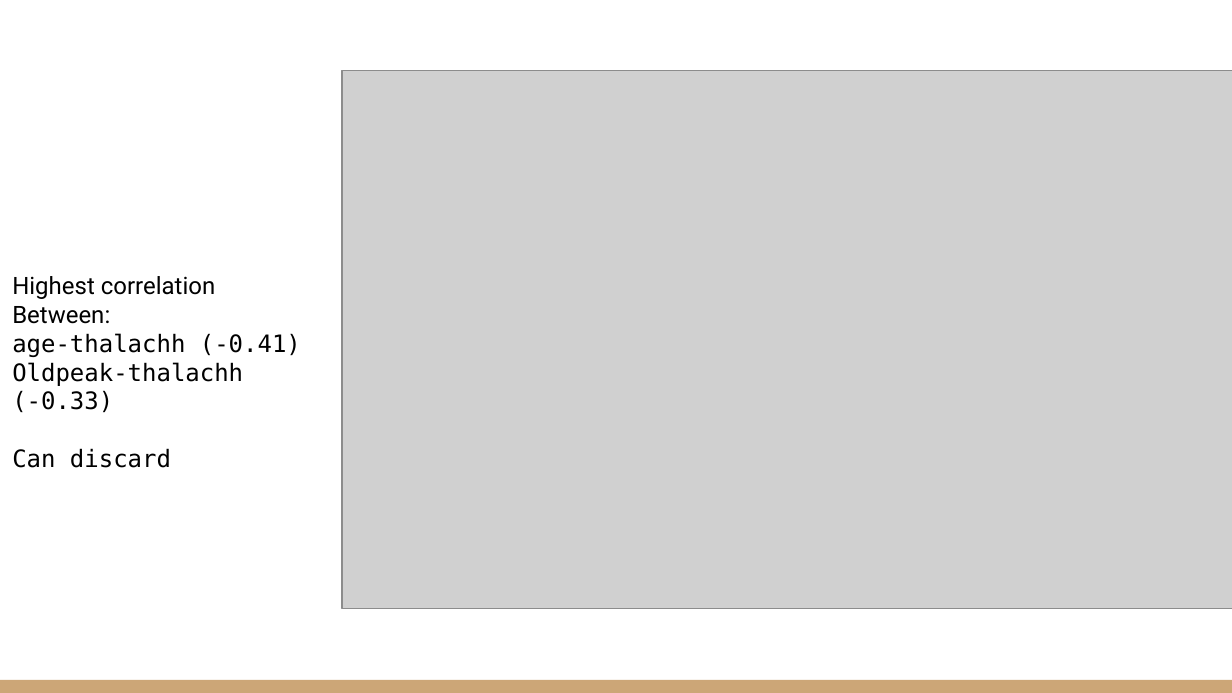
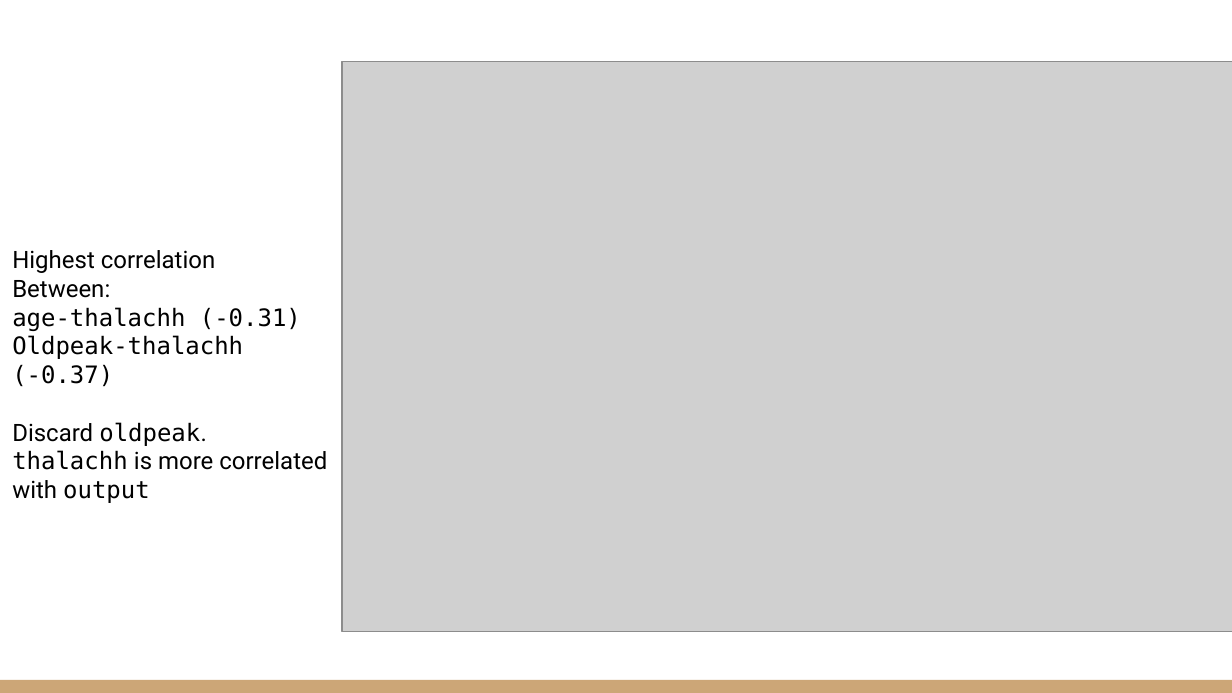
Before and after one commit to zachcarlson/HeartAttackPredictor, a slide deck: slide 15 of documents/DSCI 631 Final Project Presentation.pptx. Drawn at 1232x693 pixels with LibreOffice and Linux fonts; fonts in the diff are those of the drawing; grey boxes stand for pictures. Boxes give left, top, right and bottom in pixels: in the first picture for what was removed or moved away, otherwise in the second. Text is boxed around its words. In the diff, an @@ line names an element or a change of style, - is before the commit and + after.

Commit message:
-Add feature selection (removal of oldpeak)

```diff
--- a/documents/DSCI 631 Final Project Presentation.pptx
+++ b/documents/DSCI 631 Final Project Presentation.pptx
@@ picture: place and size @@
-picture at [342, 70, 1232, 609]
+picture at [342, 62, 1232, 632]
@@ text "Highest correlation": place and size @@
-text "Highest correlation" at [12, 276, 301, 468]
+text "Highest correlation" at [12, 250, 327, 503]
@@ text at [12, 307, 327, 503]: text changed @@
-age-thalachh (-0.41)
-Oldpeak-thalachh (-0.33)
-Can discard
+age-thalachh (-0.31)
+Oldpeak-thalachh (-0.37)
+Discard oldpeak. thalachh is more correlated with output
```
Also in this commit, not shown: 3 other slides changed, 2 slides added, 3 other files.
